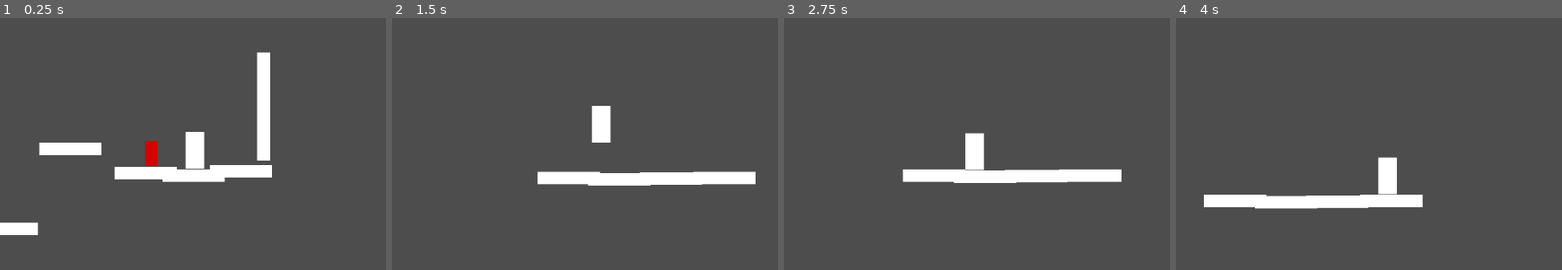
Above: before the commit, frames 1-4 (left to right).
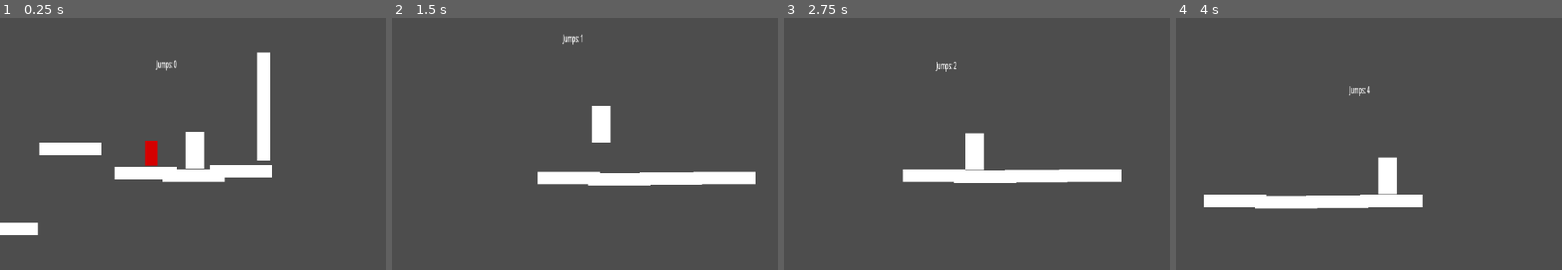
Above: after the commit, the same moments.

Repository: Zac-code/13DT_work
Game: Godot game, scene res://scenes(maps n stuff)/level1.tscn
Same seed, same stepped clock (60 frames per second), same inputs: the game is played once before the commit and once after it.
Inputs:
- Up to frame 1 (0.25 s): no input
- Up to frame 2 (1.5 s): tap Enter (ui_accept) at 0.5, 0.6, 0.77, 1.07, 1.35 s; hold Right (ui_right) from 0.53 s (still down)
- Up to frame 3 (2.75 s): tap Enter (ui_accept) at 1.52, 1.82, 2.1 s; release Right (ui_right) at 2.03 s; hold Left (ui_left) from 2.03 s (still down)
- Up to frame 4 (4 s): release Left (ui_left) at 2.78 s; hold Right (ui_right) from 2.78 s (still down); tap Enter (ui_accept) at 2.85, 3.02, 3.32, 3.6, 3.77 s

The runs differ from the first frame. In frame 1, 0.1% of the frame differs, in the area x 40-46%, y 16-21%; in frame 2, 0.1%; in frame 3, less than 0.1%; in frame 4, 0.1%.

Commit message:
jumping counter

Diff:
--- a/13-dtdungeonfighter/assets/player.tscn
+++ b/13-dtdungeonfighter/assets/player.tscn
@@ -4,10 +4,18 @@
 
 [sub_resource type="RectangleShape2D" id="RectangleShape2D_3uxwo"]
 
-[node name="player" type="CharacterBody2D" unique_id=1532654129 groups=["player"]]
+[node name="player" type="CharacterBody2D" unique_id=1532654129 node_paths=PackedStringArray("ui") groups=["player"]]
 collision_layer = 5
 collision_mask = 5
 script = ExtResource("1_674bt")
+ui = NodePath("Label")
+
+[node name="Label" type="Label" parent="." unique_id=2026133337]
+offset_left = -124.0
+offset_top = -151.0
+offset_right = 209.0
+offset_bottom = -90.0
+text = "Jumps: 0"
 
 [node name="hitbox" type="CollisionShape2D" parent="." unique_id=1346114614]
 scale = Vector2(3, 3)
--- a/13-dtdungeonfighter/scripts(pain)/playerscript.gd
+++ b/13-dtdungeonfighter/scripts(pain)/playerscript.gd
@@ -4,11 +4,12 @@
 const JUMP_VELOCITY := -400.0
 const MAX_HEALTH := 3
 
+
 var score: int = 0
 var double_jump: bool = true
 var health := 3
 
-@export var ui: Node
+@export var ui: Label
 
 
 func _physics_process(delta: float) -> void:
@@ -20,8 +21,14 @@
 
 	if Input.is_action_just_pressed("ui_accept"):
 		if is_on_floor() or double_jump:
+			score += 1
+
+			if ui is Label:
+				ui.text = "Jumps: " + str(score)
+
 			if not is_on_floor():
 				double_jump = false
+
 			velocity.y = JUMP_VELOCITY
 
 	var direction := Input.get_axis("ui_left", "ui_right")
